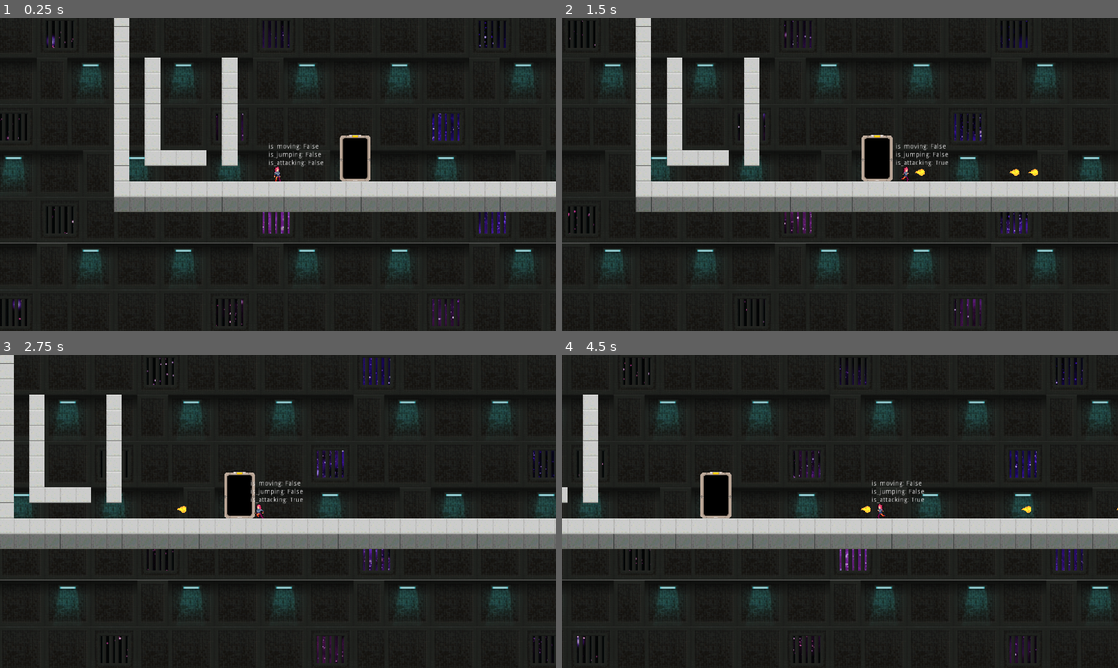
Above: before the commit, frames 1-4 (two rows, left to right).
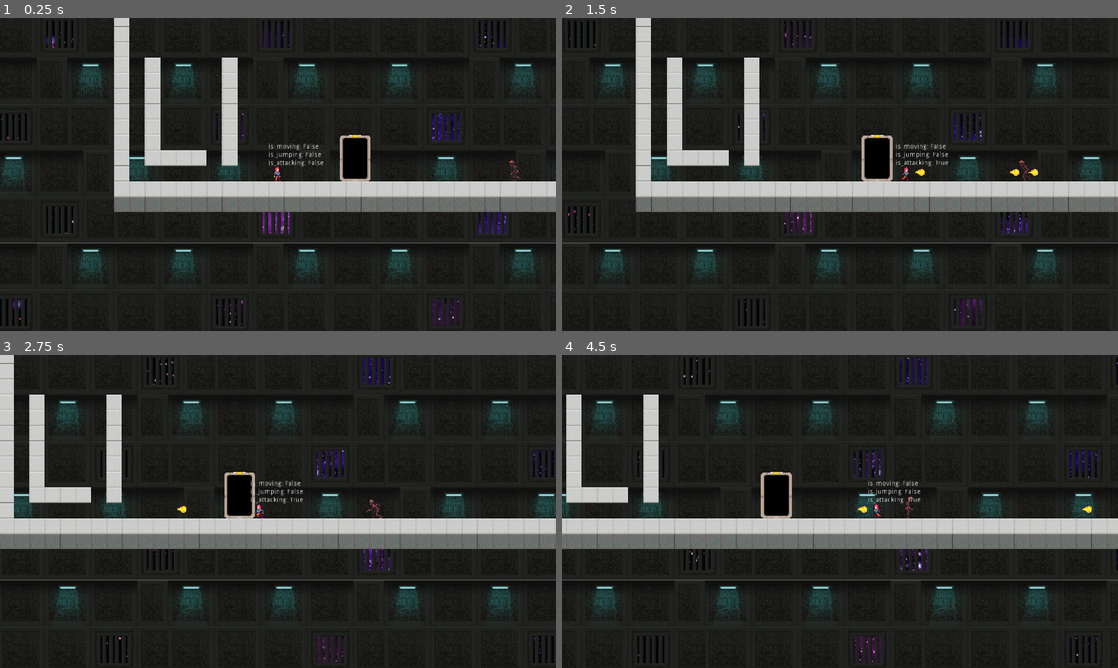
Above: after the commit, the same moments.

Repository: KateNol/StartProjektSemester1
Game: Godot game, scene res://src/scenes/Game.tscn
Same seed, same stepped clock (60 frames per second), same inputs: the game is played once before the commit and once after it.
Inputs:
- Up to frame 1 (0.25 s): no input
- Up to frame 2 (1.5 s): tap Enter (attack) at 0.5, 0.6, 1.35 s; hold D (move_right) from 0.53 s (still down); tap W (jump) at 0.77 s
- Up to frame 3 (2.75 s): tap W (jump) at 1.52 s; release D (move_right) at 2.03 s; hold A (move_left) from 2.03 s (still down); tap Enter (attack) at 2.1 s
- Up to frame 4 (4.5 s): release A (move_left) at 2.78 s; hold D (move_right) 2.78-4.28 s; tap Enter (attack) at 2.85, 3.6, 4.35 s; tap W (jump) at 3.02, 3.77 s; hold A (move_left) from 4.28 s (still down)

The runs differ from the first frame. In frame 1, less than 0.1% of the frame differs, in the area x 91-94%, y 45-53%; in frame 2, less than 0.1%; in frame 3, less than 0.1%; in frame 4, 14%, in the area x 0-100%, y 0-99%.

Commit message:
added enemy to level1

Diff:
--- a/src/scenes/levels/Level1.tscn
+++ b/src/scenes/levels/Level1.tscn
@@ -1,13 +1,10 @@
-[gd_scene load_steps=29 format=2]
+[gd_scene load_steps=30 format=2]
 
 [ext_resource path="res://src/actors/player/Player.tscn" type="PackedScene" id=1]
 [ext_resource path="res://src/assets/tilesets/png-transparent-nebula-atmosphere-sky-nebula-space-astronomy-space-miscellaneous-purple-texture.png" type="Texture" id=2]
 [ext_resource path="res://src/assets/tilesets/main_scifi_tileset.png" type="Texture" id=3]
 [ext_resource path="res://src/scenes/Door.tscn" type="PackedScene" id=4]
-
-
-
-
+[ext_resource path="res://src/actors/enemy/Enemy1.tscn" type="PackedScene" id=5]
 
 [sub_resource type="ConvexPolygonShape2D" id=1]
 points = PoolVector2Array( 0, 0, 32, 0, 32, 32, 0, 32 )
@@ -649,6 +646,9 @@
 
 [node name="Enemies" type="Node2D" parent="."]
 
+[node name="enemy1" parent="Enemies" instance=ExtResource( 5 )]
+position = Vector2( 833.788, 421.789 )
+
 [node name="Player" parent="." instance=ExtResource( 1 )]
 position = Vector2( 340, 434 )
 collision_mask = 16
